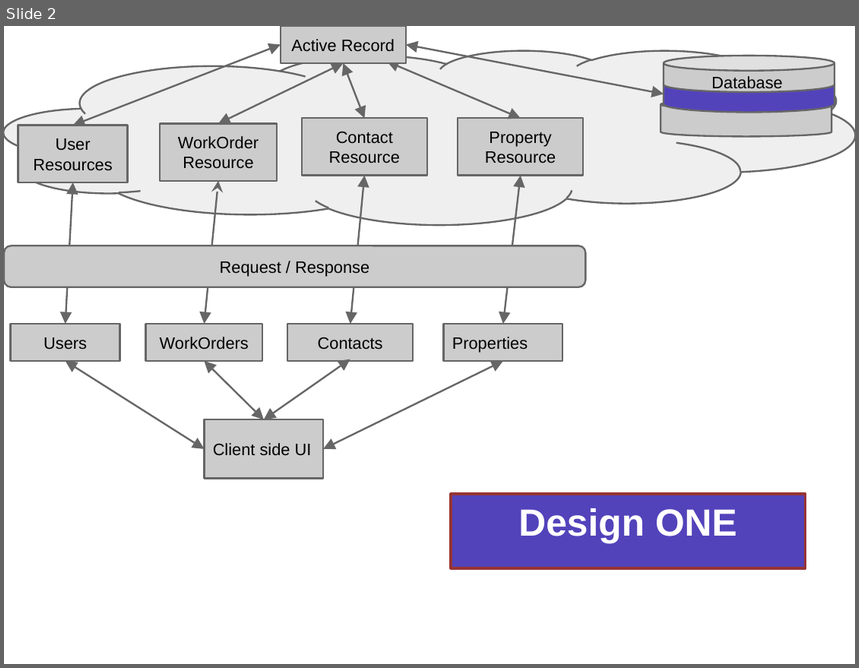
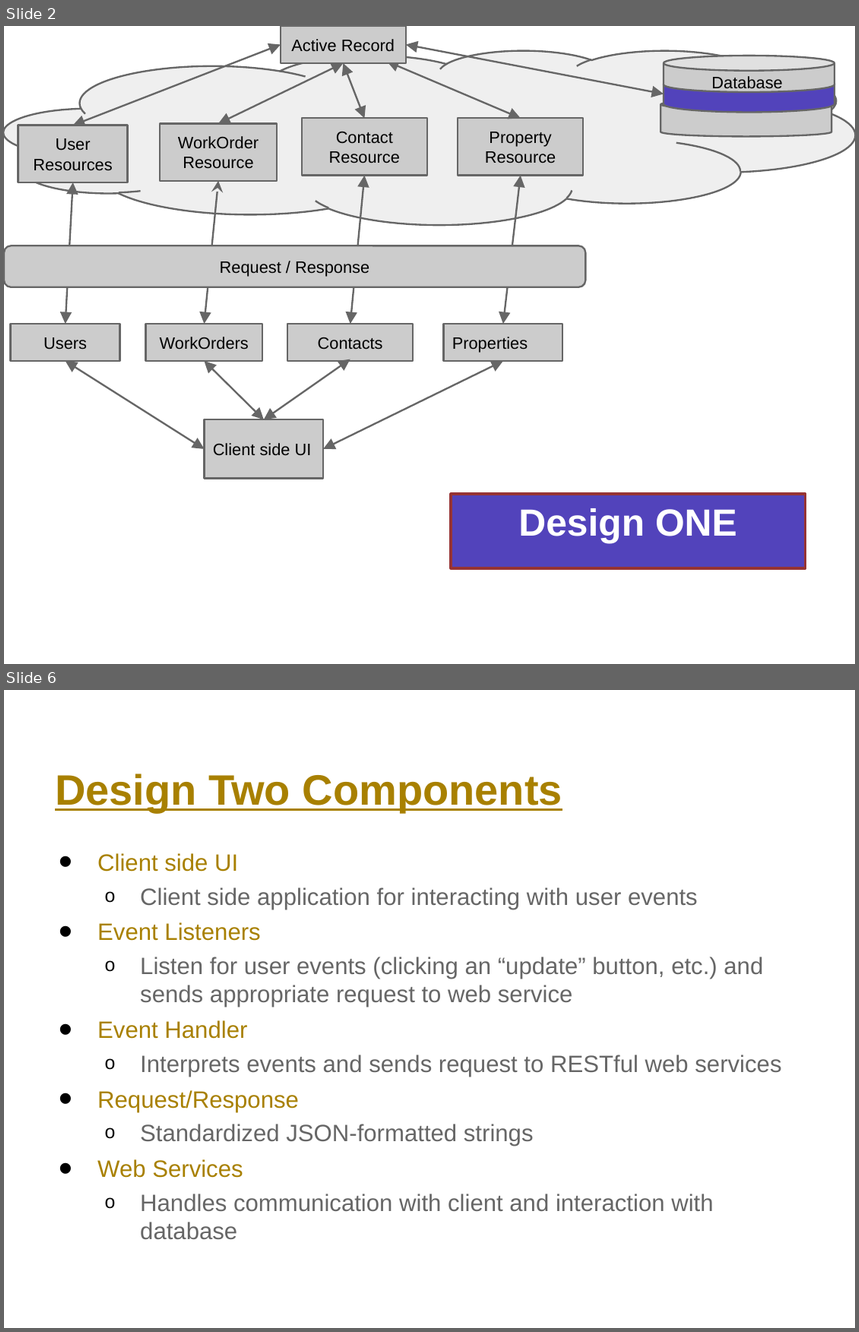
Before and after one commit to jjm3x3/propertyManager, a slide deck: DesignPlans.pptx. Shown one above the other, each under a label of ours: slide 2 before the commit, slides 2 and 6 after it; the slides between them are not shown. The pictures are 859x668 and 859x1332 pixels, drawn with LibreOffice and Linux fonts; fonts in the diff are those of the drawing. Boxes give left, top, right and bottom in pixels: in the first picture for what was removed or moved away, otherwise in the second. Text is boxed around its words. In the diff, an @@ line names an element or a change of style, - is before the commit and + after.

Commit message:
Added "bad" design and removed content from example design

```diff
--- a/DesignPlans.pptx
+++ b/DesignPlans.pptx
@@ slide 6 added at (4, 690, 855, 1328), background #FFFFFF @@
@@ text added at (55, 774, 562, 812), 36 pt, text #A88000, bold, underline @@
+Design Two Components
@@ text added at (97, 853, 781, 1212), 20 pt, text #666666 @@
+• Client side UI
+  o Client side application for interacting with user events
+• Event Listeners
+  o Listen for user events (clicking an “update” button, etc.) and sends appropriate request to web service
+• Event Handler
+  o Interprets events and sends request to RESTful web services
+• Request/Response
+  o Standardized JSON-formatted strings
+• Web Services
+  o Handles communication with client and interaction with database
```
Also in this commit, not shown: 2 slides changed, 6 other slides added, 9 slides removed.
